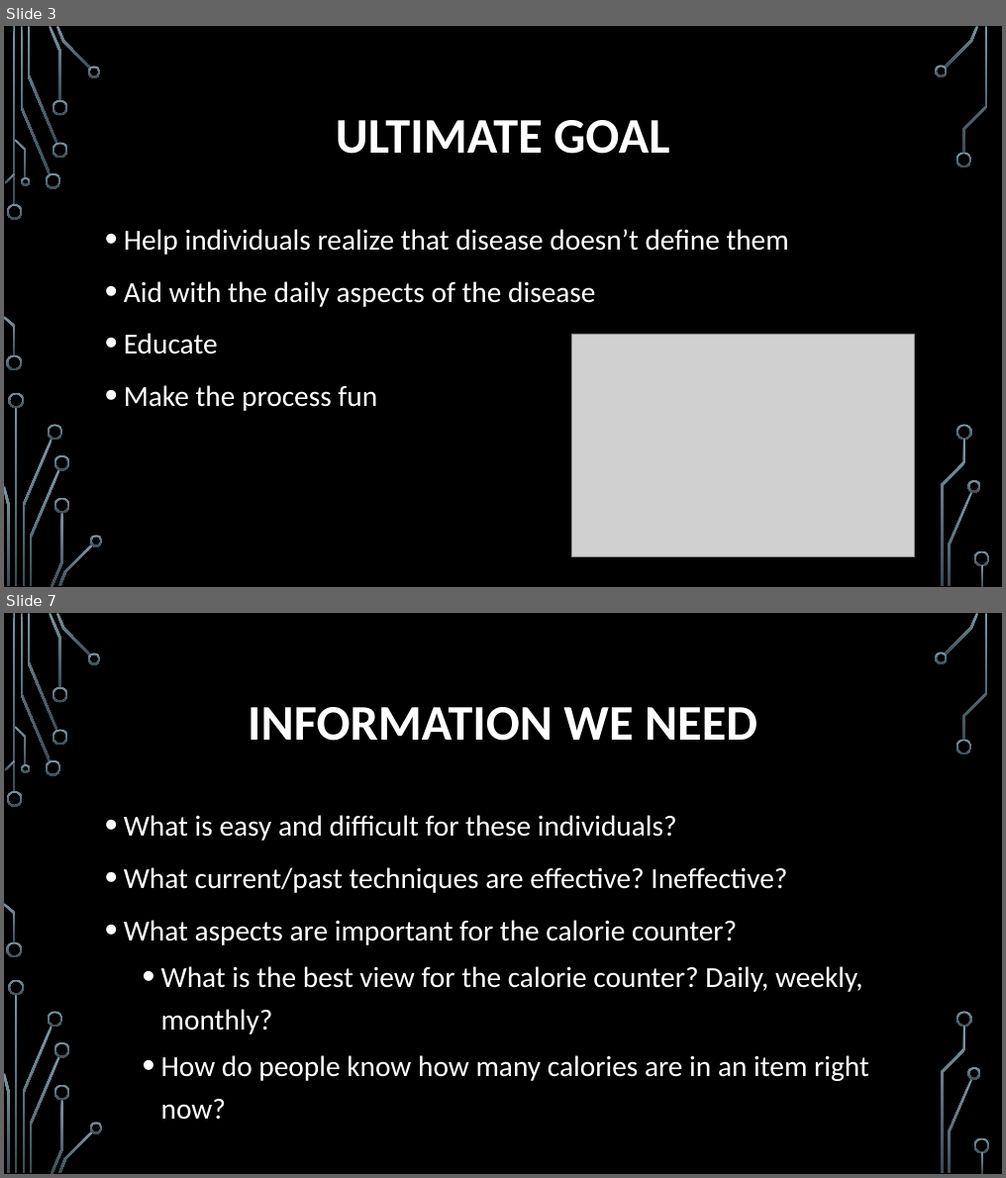
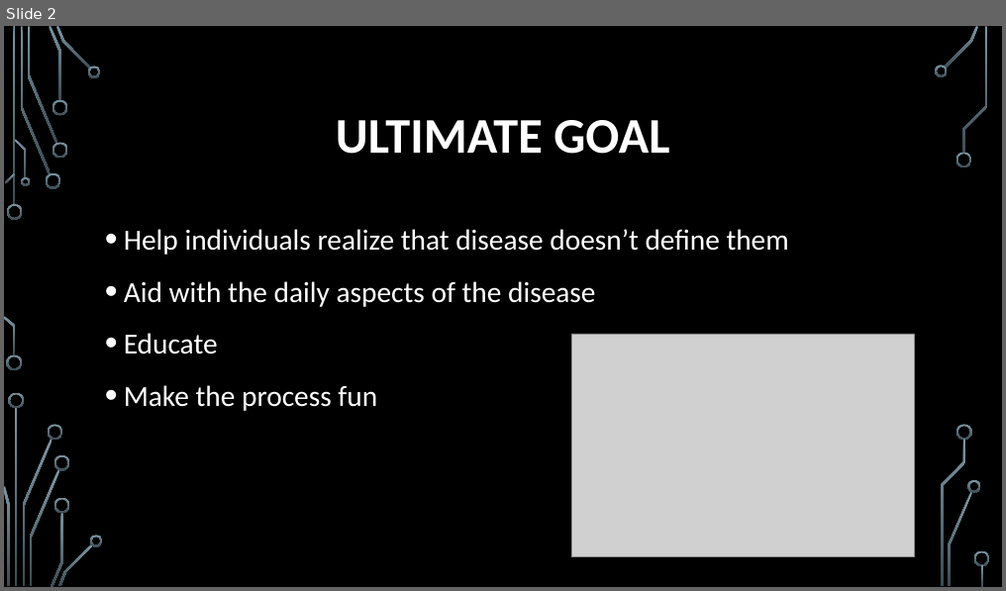
Before and after one commit to michiganhackers/diabetes-game-for-kids, a slide deck: Discussion/Presentation.pptx. Shown one above the other, each under a label of ours: slides 3 and 7 before the commit, slide 2 after it; the slides between them are not shown. The pictures are 1006x1178 and 1006x591 pixels, drawn with LibreOffice and Linux fonts; fonts in the diff are those of the drawing; grey boxes stand for pictures; background and template pictures are left out. Boxes give left, top, right and bottom in pixels: in the first picture for what was removed or moved away, otherwise in the second. Text is boxed around its words. In the diff, an @@ line names an element or a change of style, - is before the commit and + after.

```diff
--- a/Discussion/Presentation.pptx
+++ b/Discussion/Presentation.pptx
@@ slide 7 removed at [4, 613, 1002, 1174], background picture (left out); not listed: 36 template elements that a slide beside it also shows @@
@@ title removed at [248, 707, 757, 741] @@
-INFORMATION WE NEED
@@ text removed at [124, 815, 869, 1120] @@
-• What is easy and difficult for these individuals?
-• What current/past techniques are effective? Ineffective?
-• What aspects are important for the calorie counter?
-  • What is the best view for the calorie counter? Daily, weekly, monthly?
-  • How do people know how many calories are in an item right now?
@@ what was slide 3 is now slide 2 @@
```
Also in this commit, not shown: 3 slides changed, 1 other slide removed.
